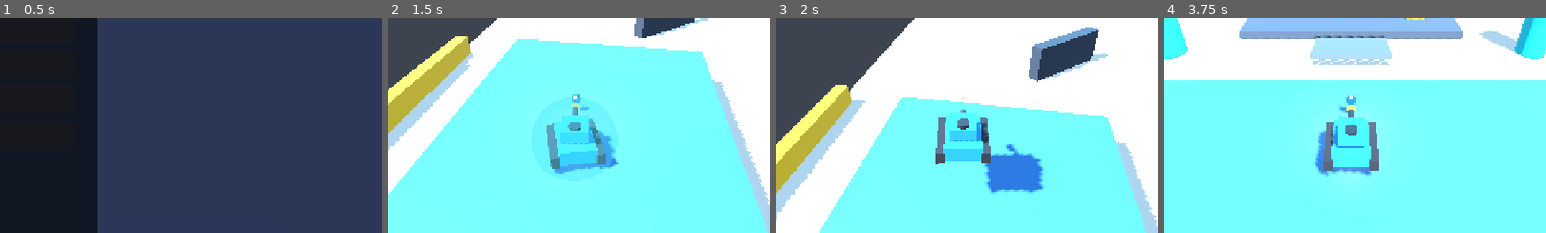
Above: before the commit, frames 1-4 (left to right).
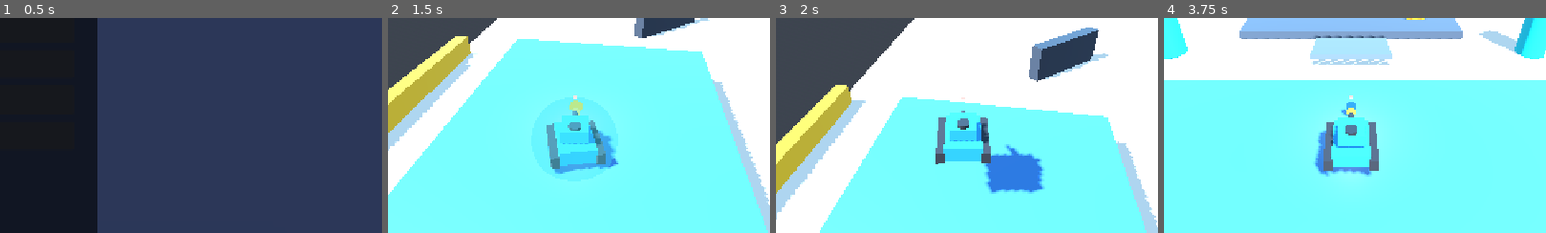
Above: after the commit, the same moments.

Repository: OnyrDev/tankus-shemen-vibe
Game: Godot game, scene res://ui/main_menu.tscn
Same seed, same stepped clock (60 frames per second), same inputs: the game is played once before the commit and once after it.
Inputs (mouse positions are % of the whole screen's width and height, from its top left):
- Up to frame 1 (0.5 s): no input
- Up to frame 2 (1.5 s): click "▶ ОДИНОЧНЫЙ БОЙ (ТРЕНИРОВКА)" at 0.5 s; tap Enter at 1.25 s; move the mouse to (55, 50) at 1.27 s; hold W (move_forward) from 1.28 s (still down); tap E (block) at 1.35 s; click (55, 50) at 1.42 s
- Up to frame 3 (2 s): keep holding W (move_forward); tap Space (jump) at 1.52 s
- Up to frame 4 (3.75 s): keep holding W (move_forward); move the mouse to (45, 50) at 2.02 s; click (45, 50) at 2.1 s; tap Space (jump) at 2.27 s; move the mouse to (52, 48) at 2.77 s; tap Tab (scoreboard) at 2.85 s; move the mouse to (49, 52) at 3.52 s; tap Backspace at 3.6 s; click (49, 52) at 3.67 s
The pictures show only the part of the screen within x 26-76%, y 32-82%; the shares and areas given below are measured in that part.

Frame 1 is identical in both runs. In frame 2, 0.2% of the frame differs, in the area x 47-54%, y 35-49%; in frame 3, less than 0.1%; in frame 4, 0.2%.

Commit message:
fix(combat): normalize aim elevation defaults and expose floor_aim_elevation export

Diff:
--- a/tank/tank_input.gd
+++ b/tank/tank_input.gd
@@ -6,6 +6,7 @@
 
 @export var enabled: bool = true
 @export_flags_3d_physics var raycast_collision_mask: int = 11 # Слой 1 (мир) + Слой 2 (танки) + Слой 4 (пропсы/ящики)
+@export var floor_aim_elevation: float = 0.35 # Высота подъема точки сведения над горизонтальным полом (метры)
 
 var move_input: Vector2 = Vector2.ZERO
 var move_direction_world: Vector3 = Vector3.ZERO
@@ -161,14 +162,14 @@
 			# Камера находится на высоте 2.5-3м и смотрит под наклоном вниз, поэтому при взгляде вдаль
 			# луч камеры пересекает плоский пол арены на 15-25 метрах. Если брать чистую точку пола,
 			# дуло танка наклоняется вниз и пули бьются о землю задолго до цели.
-			# Если луч задел горизонтальный пол (normal.y > 0.7), поднимаем точку цели на уровень танка (~0.7м),
+			# Если луч задел горизонтальный пол (normal.y > 0.7), поднимаем точку цели на уровень центра танка,
 			# чтобы снаряды летели горизонтально сквозь арену на высоте корпусов танков.
 			var is_floor: bool = hit_normal.y > 0.7 and not (collider is CharacterBody3D)
-			if is_floor:
+			if is_floor and floor_aim_elevation > 0.0:
 				# При взгляде в горизонт или вдаль (ray_dir.y >= 0) компенсация максимальна (1.0).
 				# При намеренном крутом взгляде прямо под ноги (ray_dir.y <= -0.45) компенсация сходит на нет (0.0).
 				var floor_comp := clampf(1.0 - (-minf(0.0, ray_dir.y) / 0.45), 0.0, 1.0)
-				hit_pos.y += 0.7 * floor_comp
+				hit_pos.y += floor_aim_elevation * floor_comp
 
 			aim_point = hit_pos
 			aim_normal = hit_normal
@@ -179,7 +180,7 @@
 			return
 
 	# Если препятствий нет или они позади танка, целимся вдаль по линии горизонта на рабочей высоте
-	var base_y := _tank_body.global_position.y + 0.7 if _tank_body else ray_origin.y
+	var base_y := _tank_body.global_position.y + floor_aim_elevation if _tank_body else ray_origin.y
 	var horizon_dir := ray_dir
 	if horizon_dir.y < 0.0:
 		horizon_dir.y = 0.0
--- a/tank/turret.gd
+++ b/tank/turret.gd
@@ -10,7 +10,7 @@
 @export var pitch_speed: float = 16.0 # рад/сек
 @export var min_pitch_deg: float = -35.0 # наклон вниз
 @export var max_pitch_deg: float = 45.0 # наклон вверх
-@export var vertical_aim_offset: float = 0.4 # подъем точки прицеливания и выстрела по высоте (метры)
+@export var vertical_aim_offset: float = 0.0 # подъем точки прицеливания и выстрела по высоте (метры)
 
 @onready var barrel_mount: Node3D = get_node_or_null("BarrelMount")
 @onready var muzzle: Marker3D = get_node_or_null("BarrelMount/Muzzle")
--- a/tests/test_phase7_edge_cases.gd
+++ b/tests/test_phase7_edge_cases.gd
@@ -348,6 +348,7 @@
 
 	# Проверяем наклон ствола и сведение выстрела в прицел (Crosshair Convergence)
 	tank.visuals.rotation = Vector3.ZERO
+	turret.vertical_aim_offset = 0.4 # Проверяем работу вертикального оффсета возвышения
 	# 1. Цель выше танка (возвышенность/рампа)
 	var high_target := tank.global_position + Vector3(0, 4.0, -10.0)
 	for _i in range(20):
